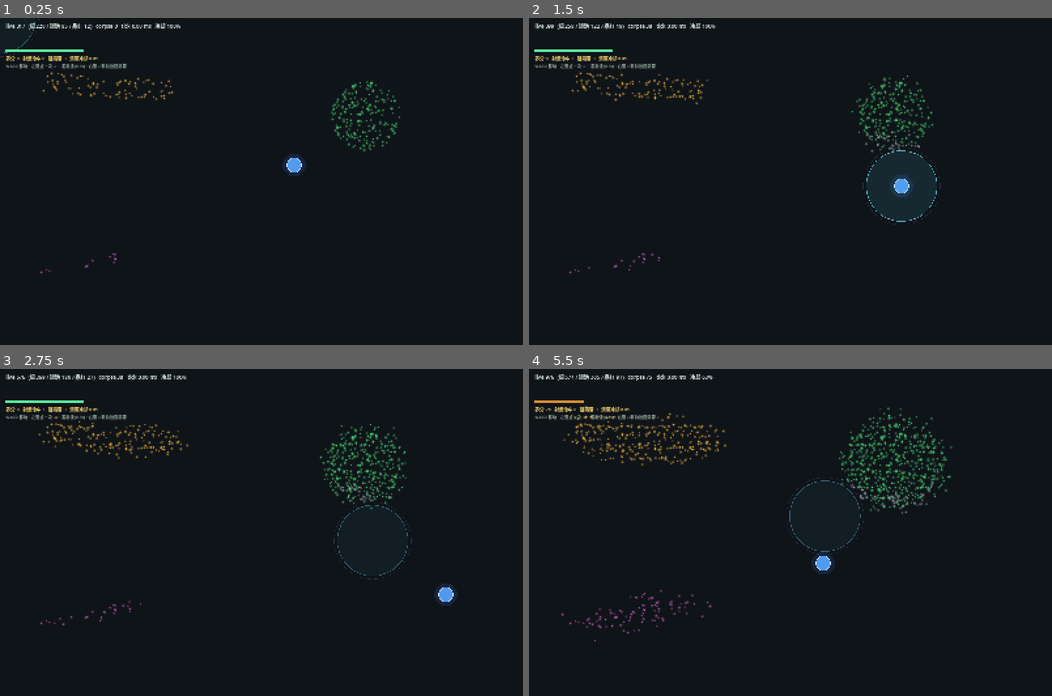
Above: before the commit, frames 1-4 (two rows, left to right).
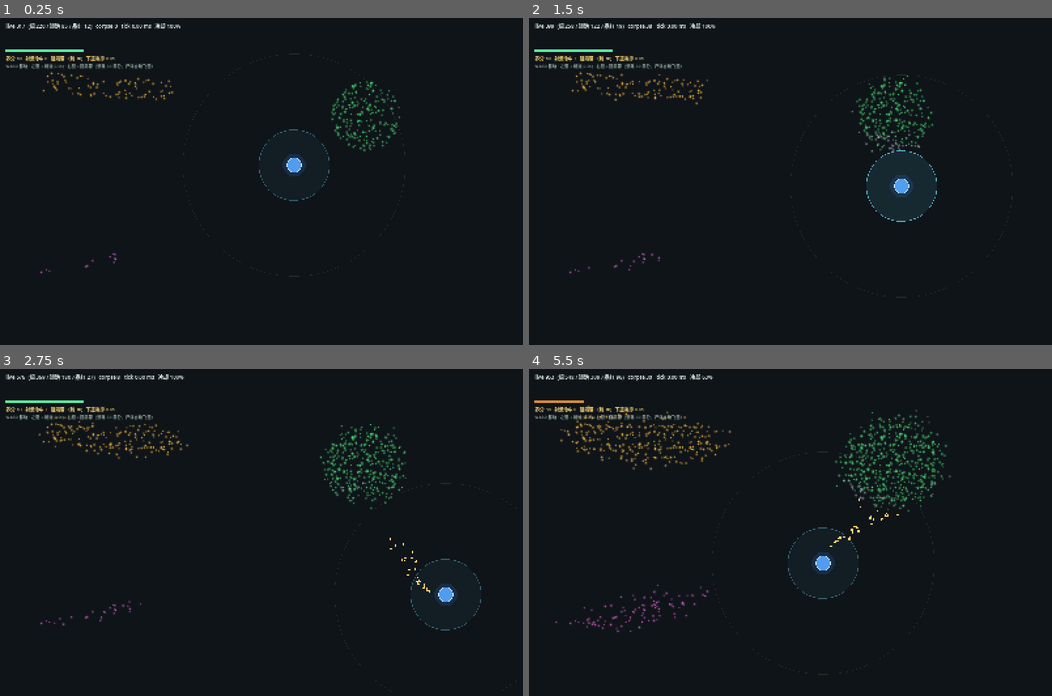
Above: after the commit, the same moments.

Repository: yanyanzi620/gamecreation
Game: Godot game, scene res://scenes/demo/virus_showcase.tscn
Two runs of this game, one before a commit and one after it. Both use one fixed random seed, a clock stepped at 60 frames per second and the inputs below. This scene is started directly instead of the project's main scene.
Inputs (mouse positions are in pixels of both pictures, inside the frame that each line leads up to):
- Up to frame 1 (0.25 s): no input
- Up to frame 2 (1.5 s): tap Enter at 0.5 s; move the mouse to (905, 165) at 0.52 s; hold D 0.53-1.28 s; tap P at 0.6 s; click (905, 165) at 0.67 s; tap Space at 0.77 s; move the mouse to (685, 197) at 1.27 s; hold S from 1.28 s (still down); tap N at 1.35 s
- Up to frame 3 (2.75 s): tap Space at 1.52 s; move the mouse to (313, 460) at 2.02 s; release S at 2.03 s; hold D from 2.03 s (still down); tap R at 2.1 s
- Up to frame 4 (5.5 s): move the mouse to (764, 597) at 2.77 s; release D at 2.78 s; hold W 2.78-3.53 s; tap Tab at 2.85 s; click (764, 597) at 2.92 s; tap Space at 3.02, 3.77, 4.52 s; move the mouse to (947, 581) at 3.52 s; hold A 3.53-5.03 s; tap B at 3.6 s; move the mouse to (633, 483) at 4.27 s; tap V at 4.35 s; move the mouse to (816, 532) at 5.02 s; hold S from 5.03 s (still down); tap P at 5.1 s; click (816, 532) at 5.17 s

The runs differ from the first frame. In frame 1, 0.5% of the frame differs, in the area x 0-63%, y 0-56%; in frame 2, 0.5%; in frame 3, 0.9%; in frame 4, 2.2%, in the area x 3-81%, y 2-84%.

Commit message:
feat(M1-T2): nutrient auto-pickup (flying motes) + block band costs 30

Diff:
--- a/scripts/demo/virus_showcase.gd
+++ b/scripts/demo/virus_showcase.gd
@@ -20,6 +20,7 @@
 const SPEED := 320.0
 const PLAYER_R := 22.0
 const BLK_CD := 3.0
+const BLK_COST := 30
 
 var player := Vector2(900.0, 450.0)
 var mouse := Vector2(1120.0, 300.0)
@@ -38,6 +39,8 @@
 var _hint: Label
 var _shot := false
 var _tick_us := 0
+var _sim := 0.0
+var _frames := 0
 
 
 func _ready() -> void:
@@ -64,6 +67,7 @@
 	aura.name = "Aura"
 	add_child(aura)
 	aura.bind(pop)
+	aura.nutrient = 60          # 演示用初始养分，够放两道带
 
 	var layer := CanvasLayer.new()
 	add_child(layer)
@@ -90,7 +94,7 @@
 	_hint.position = Vector2(18, 136)
 	_hint.add_theme_font_size_override("font_size", 13)
 	_hint.add_theme_color_override("font_color", Color(0.60, 0.68, 0.64))
-	_hint.text = "WASD 移动 · 左键点一次 = 一发射流(0.5s) · 右键 = 朝前放阻隔带"
+	_hint.text = "WASD 移动 · 左键 = 射流(0.5s) · 右键 = 阻隔带（消耗 30 养分，尸体自动飞回）"
 	layer.add_child(_hint)
 
 	if _shot:
@@ -98,14 +102,14 @@
 
 
 func _sequence() -> void:
-	# 先立一道阻隔带，让病毒长过来被截断（并绕两端），再补两发射流
+	# 1.2s 立阻隔带 -> 2.0s 后病毒被顶住但还在射程内 -> 3.0s 两发射流打穿
 	await get_tree().create_timer(1.20).timeout
 	_place_block(Vector2(1120.0, 300.0))
-	await get_tree().create_timer(4.00).timeout
+	await get_tree().create_timer(1.80).timeout
 	_fire(Vector2(1120.0, 300.0))
-	await get_tree().create_timer(0.50).timeout
+	await get_tree().create_timer(0.55).timeout
 	_fire(Vector2(1120.0, 300.0))
-	await get_tree().create_timer(0.35).timeout
+	await get_tree().create_timer(0.85).timeout
 	_save("res://shot_a.png")
 	await get_tree().create_timer(4.20).timeout
 	_save("res://shot_b.png")
@@ -117,12 +121,18 @@
 	var p := ProjectSettings.globalize_path(path)
 	img.save_png(p)
 	print("[SHOT] ", p)
+	print("[STAT] sim=%.2f frames=%d live=%d corpse=%d nut=%d hit=%d" % [
+		_sim, _frames, pop.live_count(), pop.corpse_count(), aura.nutrient, jet.last_hit()
+	])
 
 
 func _place_block(target: Vector2) -> bool:
+	if aura.nutrient < BLK_COST:
+		return false
 	var d := target - player
 	if d.length() < 1.0:
 		d = Vector2.RIGHT
+	aura.nutrient -= BLK_COST
 	return pop.place_block(player, d)
 
 
@@ -134,6 +144,7 @@
 
 
 func _process(delta: float) -> void:
+	_frames += 1
 	var mv := Vector2.ZERO
 	if Input.is_key_pressed(KEY_A):
 		mv.x -= 1.0
@@ -176,6 +187,7 @@
 		pop.tick(STEP)
 		jet.tick(STEP)
 		aura.tick(STEP, player)
+		_sim += STEP
 		_tick_us = Time.get_ticks_usec() - t0
 
 	var ratio: float = jet.ready_ratio()
@@ -188,8 +200,8 @@
 		pop.live_by_kind(KIND_CHAIN),
 		pop.corpse_count(), float(_tick_us) / 1000.0, int(ratio * 100.0)
 	]
-	_hud2.text = "养分 %d   射流命中 %d   阻隔带 %d   清带冷却 %.1fs" % [
-		aura.nutrient, jet.last_hit(), pop.block_count(), _blk_cd
+	_hud2.text = "养分 %d   射流命中 %d   阻隔带 %d(耗 %d)   下道冷却 %.1fs" % [
+		aura.nutrient, jet.last_hit(), pop.block_count(), BLK_COST, _blk_cd
 	]
 	queue_redraw()
 
--- a/scripts/units/tools/purge_aura.gd
+++ b/scripts/units/tools/purge_aura.gd
@@ -1,26 +1,29 @@
 extends Node2D
-# 净化场（近身接触清除）+ 巨噬细胞回收（尸体换养分）
+# 净化场（近身接触清除）+ 养分自动拾取（巨噬细胞回收）
 #
-# 和射流分工：
-#   射流  = 主动、定向、有冷却、打得远（清一条通道）
-#   净化场 = 被动、贴身、持续、量小（站在病毒里也不会被立刻淹没）
+# 分工：
+#   净化场 = 被动、贴身、持续、量小 —— 站在病毒里也不会被瞬间淹没
+#   拾取   = 射流打死的尸体躺够 1 秒后，在 PICKUP_RADIUS 内自动变成光点飞回来
+#            （不用走过去，远处清出来的收益也算数）
 #
-# 回收只吃「躺了 1 秒以上」的尸体，这样射流划过的地方还能先看到疤。
+# 养分是硬资源：阻隔带要花 30 才放得出来。
 
-const RADIUS := 108.0
+const PURGE_RADIUS := 108.0
 const PURGE_PER_SEC := 55.0
-const HARVEST_PER_SEC := 26.0
-const HARVEST_RADIUS := 118.0
+const PICKUP_RADIUS := 340.0
+const PICKUP_PER_SEC := 45.0
+const MOTE_SPEED := 460.0
+const MOTE_MAX := 80
 
 var nutrient := 0
 var last_purge := 0
-var last_harvest := 0
 
 var _acc_purge := 0.0
-var _acc_harv := 0.0
+var _acc_pick := 0.0
 var _pop = null
 var _center := Vector2.ZERO
 var _flash := 0.0
+var _motes: Array = []
 
 
 func bind(pop) -> void:
@@ -32,28 +35,47 @@
 	if _pop == null:
 		return
 
+	# 1) 近身消融
 	_acc_purge += dt * PURGE_PER_SEC
 	var n := int(_acc_purge)
 	if n > 0:
 		_acc_purge -= float(n)
-		last_purge = _pop.purge_circle(center, RADIUS, n)
+		last_purge = _pop.purge_circle(center, PURGE_RADIUS, n)
 		if last_purge > 0:
 			_flash = 0.12
 
-	_acc_harv += dt * HARVEST_PER_SEC
-	var m := int(_acc_harv)
+	# 2) 自动拾取：把范围内的老尸体变成光点
+	_acc_pick += dt * PICKUP_PER_SEC
+	var m := int(_acc_pick)
 	if m > 0:
-		_acc_harv -= float(m)
-		last_harvest = _pop.harvest_circle(center, HARVEST_RADIUS, m)
-		nutrient += last_harvest
+		_acc_pick -= float(m)
+		var spots: Array = _pop.take_corpse_near(center, PICKUP_RADIUS, m)
+		for s in spots:
+			if _motes.size() < MOTE_MAX:
+				_motes.append(s)
+
+	# 3) 光点飞向单元，到了入账
+	var keep: Array = []
+	for mote in _motes:
+		var p: Vector2 = mote
+		var d := center - p
+		var l := d.length()
+		if l < 16.0:
+			nutrient += 1
+			continue
+		keep.append(p + d / l * MOTE_SPEED * dt)
+	_motes = keep
 
 	if _flash > 0.0:
 		_flash = maxf(0.0, _flash - dt)
-		queue_redraw()
+	queue_redraw()
 
 
 func _draw() -> void:
 	var a := 1.0 if _flash > 0.0 else 0.0
-	draw_circle(_center, RADIUS, Color(0.30, 0.80, 0.95, 0.05 + 0.06 * a))
-	draw_arc(_center, RADIUS, 0.0, TAU, 64, Color(0.42, 0.88, 1.0, 0.35 + 0.35 * a), 2.0)
-	draw_arc(_center, HARVEST_RADIUS, 0.0, TAU, 64, Color(0.62, 0.55, 0.95, 0.18), 1.0)
+	draw_circle(_center, PURGE_RADIUS, Color(0.30, 0.80, 0.95, 0.05 + 0.06 * a))
+	draw_arc(_center, PURGE_RADIUS, 0.0, TAU, 64, Color(0.42, 0.88, 1.0, 0.35 + 0.35 * a), 2.0)
+	draw_arc(_center, PICKUP_RADIUS, 0.0, TAU, 96, Color(1.0, 0.84, 0.42, 0.10), 1.0)
+	for mote in _motes:
+		var p: Vector2 = mote
+		draw_circle(p, 3.2, Color(1.0, 0.86, 0.45, 0.95))
--- a/scripts/world/virus_population.gd
+++ b/scripts/world/virus_population.gd
@@ -555,6 +555,28 @@
 	return hit
 
 
+# 自动拾取用：吃掉范围内躺够 1 秒的尸体，返回它们的位置（供光点飞行用）
+func take_corpse_near(center: Vector2, radius: float, max_n: int) -> Array:
+	var out: Array = []
+	if max_n <= 0:
+		return out
+	var r2 := radius * radius
+	for i in range(TOTAL):
+		if out.size() >= max_n:
+			break
+		if _alive[i] == 0 or _ptype[i] != 1:
+			continue
+		if _plife[i] > CORPSE_LIFE - 1.0:
+			continue
+		var vx := _px[i] - center.x
+		var vy := _py[i] - center.y
+		if vx * vx + vy * vy > r2:
+			continue
+		out.append(Vector2(_px[i], _py[i]))
+		_kill(i)
+	return out
+
+
 # 巨噬细胞回收：吃掉吸附范围内的尸体，换养分
 # 只收割「已经躺了 1 秒以上」的尸体，保证战场还能看到疤
 func harvest_circle(center: Vector2, radius: float, max_n: int) -> int:
Not shown, changed: docs/病毒模型与攻击机制.md
